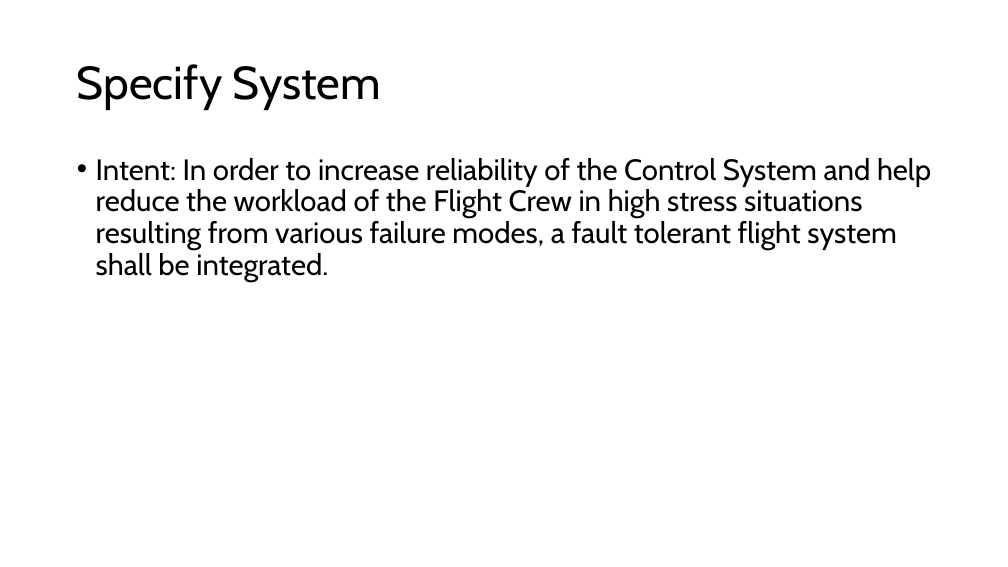
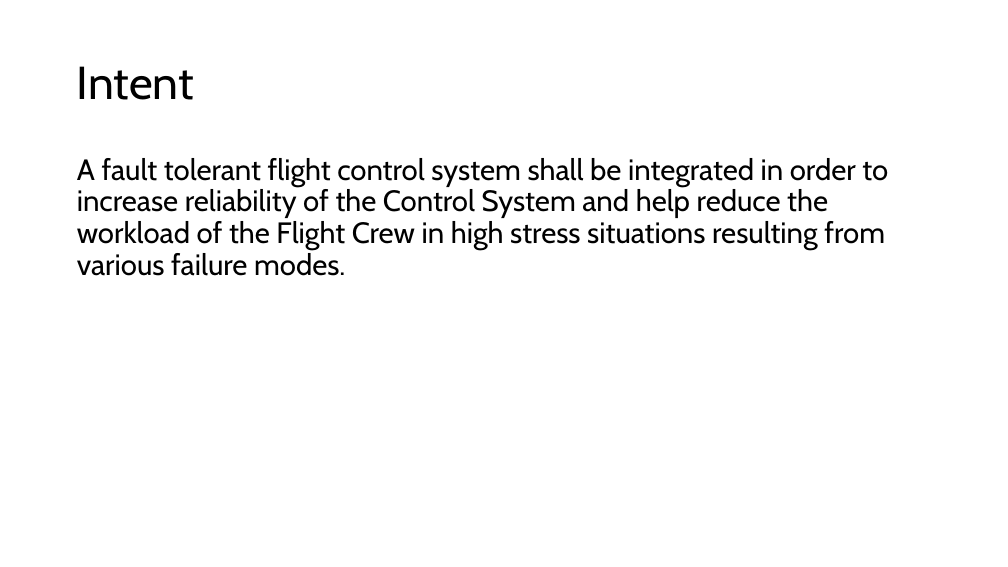
Before and after one commit to Niels149/AIASFault, a slide deck: slide 2 of AIASPres.pptx. Drawn at 1008x567 pixels with LibreOffice and Linux fonts; fonts in the diff are those of the drawing. Boxes give left, top, right and bottom in pixels: in the first picture for what was removed or moved away, otherwise in the second. Text is boxed around its words. In the diff, an @@ line names an element or a change of style, - is before the commit and + after.

```diff
--- a/AIASPres.pptx
+++ b/AIASPres.pptx
@@ title at bbox=[77, 66, 194, 100]: text changed @@
-Specify System
+Intent
@@ text at bbox=[77, 158, 888, 276]: text changed @@
-• Intent: In order to increase reliability of the Control System and help reduce the workload of the Flight Crew in high stress situations resulting from various failure modes, a fault tolerant flight system shall be integrated.
+A fault tolerant flight control system shall be integrated in order to increase reliability of the Control System and help reduce the workload of the Flight Crew in high stress situations resulting from various failure modes.
```
Also in this commit, not shown: 8 other slides changed, 1 slide added.
